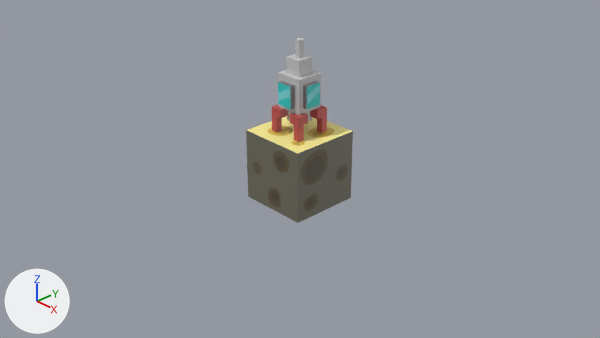
What one commit did to the Blender file project/GameResources/Models/GoalObj/GoalObj.blend.
Camera for both pictures: the file's camera 'Camera'. Every picture has the same lights, and +X, +Y and +Z are marked at lower left.

Objects in the first picture: 'Cube.001', '立方体.001'.
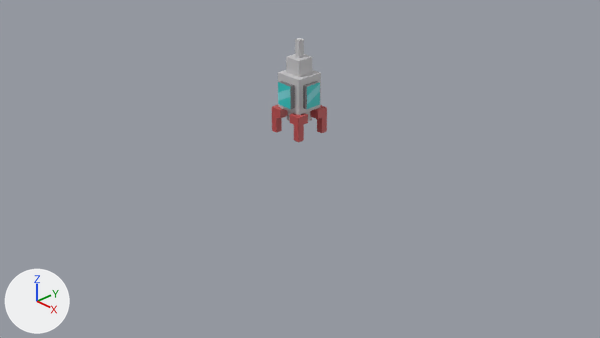
The change in detail:
Object 'Cube.001' (ob_cube_001) is deleted.

Boxes (x1, y1, x2, y2) around the edits, measured in the pictures (600 x 338 px):
'Cube.001', deleted: before (246, 116, 353, 223)
